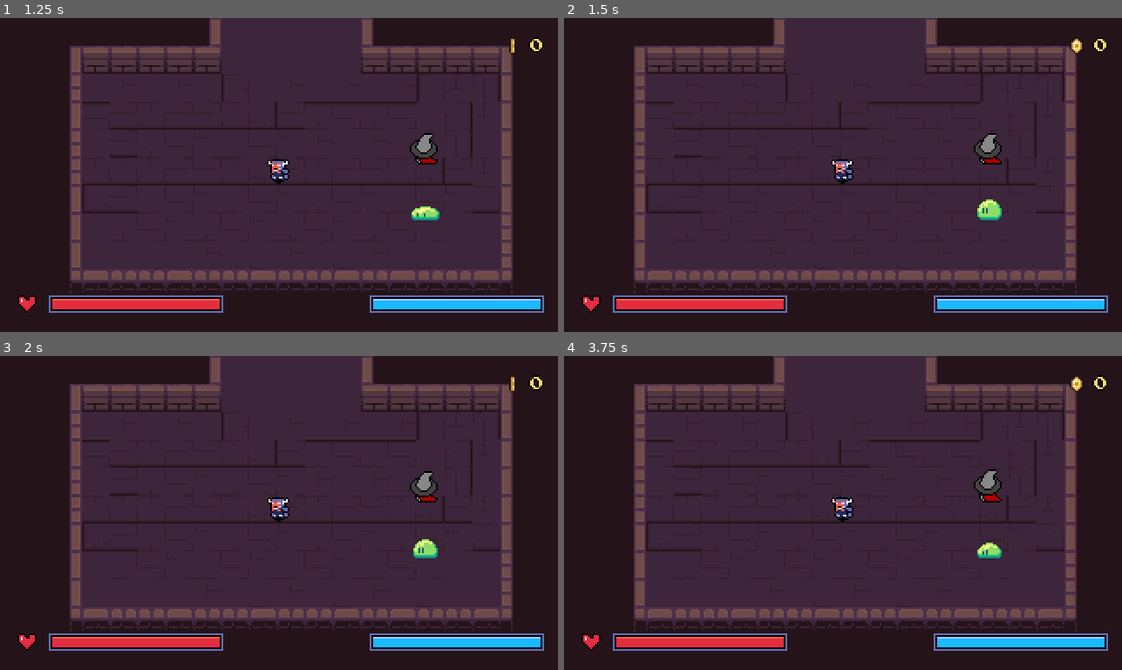
Above: before the commit, frames 1-4 (two rows, left to right).
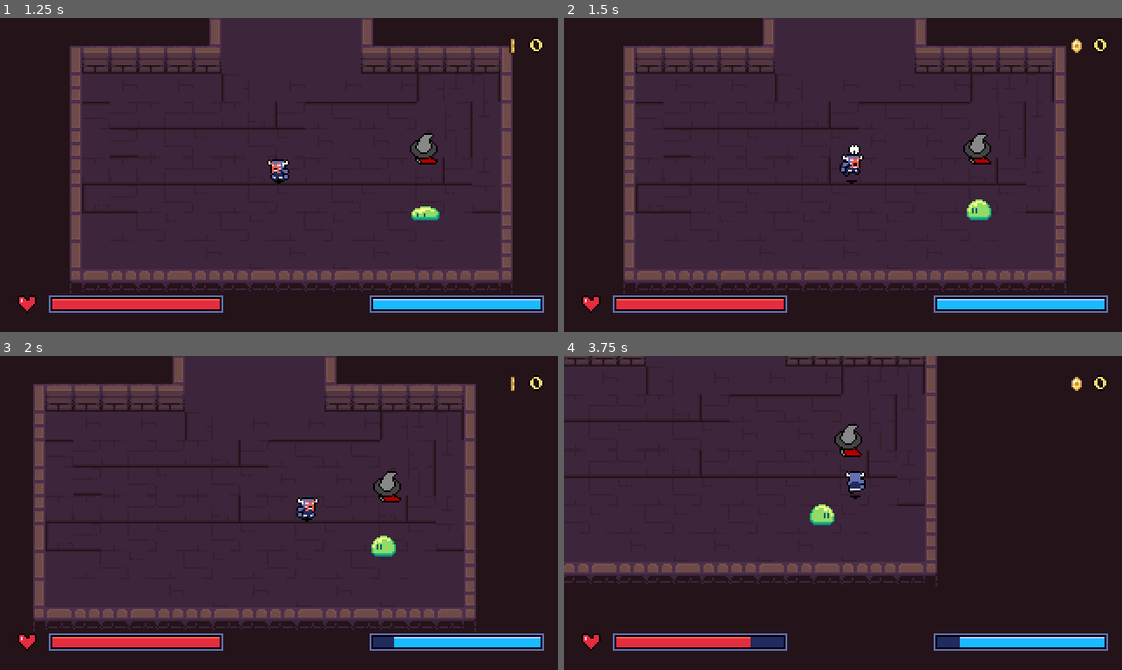
Above: after the commit, the same moments.

Repository: DaEpickid540/haven-2026
Game: Godot game, scene res://Scenes/main.tscn
Same seed, same stepped clock (60 frames per second), same inputs: the game is played once before the commit and once after it.
Inputs (mouse positions are in pixels of both pictures, inside the frame that each line leads up to):
- Up to frame 1 (1.25 s): click "Start Game" at 0.5 s
- Up to frame 2 (1.5 s): move the mouse to (965, 159) at 1.27 s; hold Right (right) from 1.28 s (still down); hold X (dash) from 1.28 s (still down); tap J (attack) at 1.35 s; click (965, 159) at 1.42 s
- Up to frame 3 (2 s): keep holding Right (right); keep holding X (dash)
- Up to frame 4 (3.75 s): move the mouse to (731, 528) at 2.02 s; release Right (right) at 2.03 s; release X (dash) at 2.03 s; hold Down (down) 2.03-2.78 s; tap X (dash) at 2.1, 3.6 s; tap J (attack) at 2.3, 2.85 s; move the mouse to (898, 443) at 2.77 s; hold Right (right) 2.78-3.53 s; hold X (dash) 2.78-3.53 s; move the mouse to (815, 575) at 3.52 s; hold Up (up) from 3.53 s (still down); click (815, 575) at 3.67 s

Frame 1 is identical in both runs. In frame 2, 9.3% of the frame differs, in the area x 10-92%, y 0-88%; in frame 3, 18%; in frame 4, 42%, in the area x 0-92%, y 0-93%.
Error before the commit: Parse Error: Variable "input_vector" has the same name as a previously declared variable. (res://Scripts/player.gd:23)

Commit message:
BUGFIX
Fixed merge error

Diff:
--- a/Scripts/player.gd
+++ b/Scripts/player.gd
@@ -1,7 +1,4 @@
 class_name Player extends CharacterBody2D
-
-var speed = 100.0
-var strength = 10.0
 
 const DASH_MULTIPLIER := 1.3
 const HURT_COOLDOWN := 0.6
@@ -14,19 +11,11 @@
 var input_vector := Vector2.ZERO
 var _hurt_timer := 0.0
 var _exhausted := false
+var _enemies_hit_this_attack: Array[Node2D] = []
 
 @onready var animation_tree: AnimationTree = $AnimationTree
-@onready var playback = animation_tree.get("parameters/StateMachine/playback") as AnimationNodeStateMachinePlayback
+@onready var playback := animation_tree.get("parameters/StateMachine/playback") as AnimationNodeStateMachinePlayback
 @onready var weapon_hitbox: Area2D = $WeaponHitbox
-
-
-var input_vector = Vector2.ZERO
-
-const SPEED = 100.0
-const HURT_COOLDOWN := 0.6
-
-var _hurt_timer := 0.0
-var _enemies_hit_this_attack: Array[Node2D] = []
 
 
 func _ready() -> void:
@@ -49,40 +38,27 @@
 	set_physics_process(false)
 	$DeathScreen.open()
 
+
 func _physics_process(delta: float) -> void:
 	_hurt_timer = maxf(_hurt_timer - delta, 0.0)
-	var state = playback.get_current_node()
-	match state:
-		"MoveState":
-			move_state()
-		"AttackState":
-			input_vector = Vector2.ZERO
-			dashing = false
-		_:
-			input_vector = Vector2.ZERO
-			dashing = false
+	if playback.get_current_node() == "MoveState":
+		move_state()
+	else:
+		input_vector = Vector2.ZERO
+		dashing = false
 	update_stamina(delta)
 	var speed := PlayerStats.get_move_speed() * (DASH_MULTIPLIER if dashing else 1.0)
 	velocity = input_vector * speed
 	move_and_slide()
 
-func move_state(delta: float) -> void:
-	input_vector = Input.get_vector("left","right","up","down")
 
+func move_state() -> void:
+	input_vector = Input.get_vector("left", "right", "up", "down")
+	dashing = Input.is_action_pressed("dash")
 	if input_vector != Vector2.ZERO:
-		var direction_vector = Vector2(input_vector.x, -input_vector.y)
-		update_blend_positions(direction_vector)
-
+		update_blend_positions(Vector2(input_vector.x, -input_vector.y))
 	if Input.is_action_just_pressed("attack"):
 		_start_attack()
-	if Input.is_action_pressed("dash"):
-		speed=130.0
-		dashing=true
-	else:
-		speed=100.0
-		dashing=false
-
-
 
 
 func update_stamina(delta: float) -> void:
@@ -114,6 +90,5 @@
 		return
 	if body in _enemies_hit_this_attack or not body.has_method("take_damage"):
 		return
-
 	_enemies_hit_this_attack.append(body)
 	body.take_damage(PlayerStats.get_damage())
